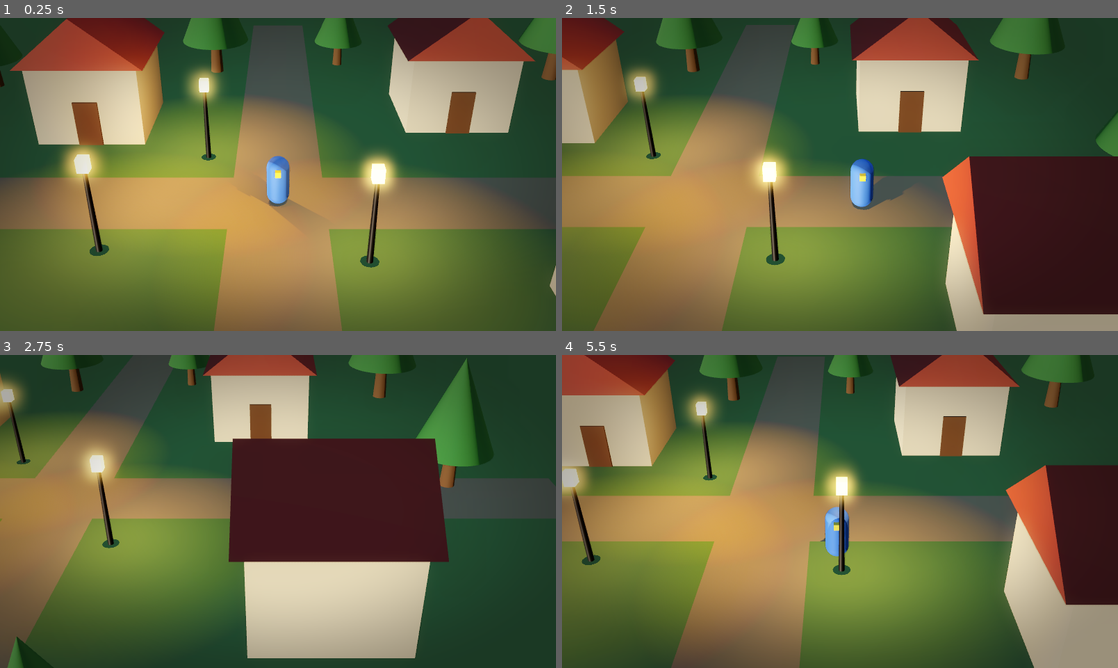
Above: before the commit, frames 1-4 (two rows, left to right).
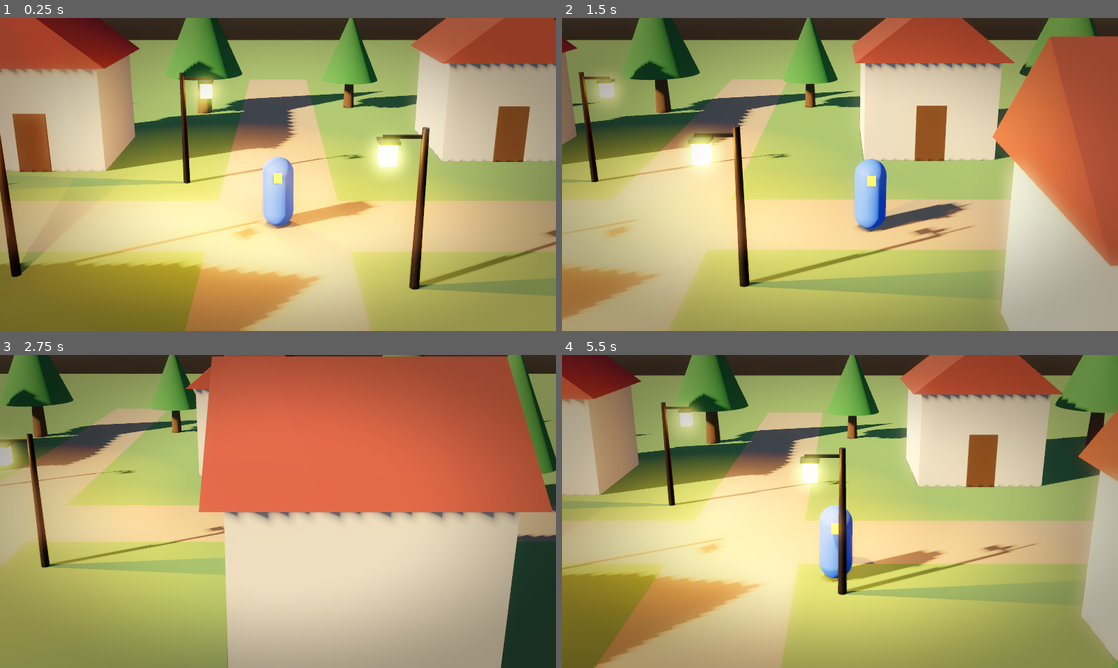
Above: after the commit, the same moments.

Repository: leoabss/rpg-game-test
Game: Godot game, scene res://scenes/levels/pueblo_test.tscn
The game is run twice, just before and just after one commit, with the same random seed, the same clock (stepped at 60 frames per second) and the same inputs.
Inputs:
- Up to frame 1 (0.25 s): no input
- Up to frame 2 (1.5 s): tap Enter at 0.5 s; hold D (move_right) 0.53-1.28 s; hold Shift (run) 0.53-1.28 s; hold S (move_down) from 1.28 s (still down); tap J (attack) at 1.35 s
- Up to frame 3 (2.75 s): tap Shift (run) at 1.55 s; release S (move_down) at 2.03 s; hold D (move_right) from 2.03 s (still down); hold Shift (run) from 2.03 s (still down)
- Up to frame 4 (5.5 s): release D (move_right) at 2.78 s; release Shift (run) at 2.78 s; hold W (move_up) 2.78-3.53 s; tap Shift (run) at 2.85, 4.35 s; hold Shift (run) 3.53-4.28 s; hold A (move_left) 3.53-5.03 s; tap J (attack) at 3.6 s; hold S (move_down) from 5.03 s (still down); hold Shift (run) from 5.03 s (still down)

The runs differ from the first frame. In frame 1, 90% of the frame differs, in the area x 0-100%, y 0-100%; in frame 2, 92%; in frame 3, 83%; in frame 4, 92%.

Commit message:
Ajustes de look HD-2D antes de la Fase 2
- Camara mas baja y cercana (pitch 18, distancia 14, FOV 28), @tool con
  exports que se previsualizan en el editor
- Nodo Lighting (@tool) con exports de sol/ambiente/niebla; sol bajo y
  lateral con sombras largas, ambiente azulado para contraste calido/frio
- Arregla aviso del Sun (base no ortonormal = escala != 1)
- Farol con brazo: la luz ya no queda sobre el poste (eliminaba el circulo
  oscuro); exports por instancia y luz mas calida/intensa
- Niebla mas ligera para evitar contraluz lavado

Co-Authored-By: Claude Opus 5.5 <noreply@anthropic.com>

Diff:
--- a/project.godot
+++ b/project.godot
@@ -66,10 +66,9 @@
 
 [rendering]
 
-renderer/rendering_method="forward_plus"
 textures/canvas_textures/default_texture_filter=0
-anti_aliasing/quality/msaa_3d=2
 lights_and_shadows/directional_shadow/size=8192
 lights_and_shadows/directional_shadow/soft_shadow_filter_quality=4
 lights_and_shadows/positional_shadow/soft_shadow_filter_quality=4
+anti_aliasing/quality/msaa_3d=2
 environment/volumetric_fog/volume_size=96
--- a/resources/hd2d_environment.tres
+++ b/resources/hd2d_environment.tres
@@ -2,7 +2,7 @@
 
 [sub_resource type="ProceduralSkyMaterial" id="Sky_mat"]
 sky_top_color = Color(0.36, 0.5, 0.72, 1)
-sky_horizon_color = Color(0.82, 0.74, 0.62, 1)
+sky_horizon_color = Color(0.85, 0.78, 0.68, 1)
 ground_bottom_color = Color(0.2, 0.17, 0.14, 1)
 ground_horizon_color = Color(0.82, 0.74, 0.62, 1)
 sun_angle_max = 20.0
@@ -13,8 +13,8 @@
 [resource]
 background_mode = 2
 sky = SubResource("Sky_main")
-ambient_light_source = 3
-ambient_light_color = Color(0.75, 0.7, 0.65, 1)
+ambient_light_source = 2
+ambient_light_color = Color(0.5, 0.62, 0.85, 1)
 ambient_light_energy = 0.55
 tonemap_mode = 2
 tonemap_exposure = 1.0
@@ -36,10 +36,10 @@
 glow_hdr_threshold = 0.85
 glow_hdr_scale = 2.0
 volumetric_fog_enabled = true
-volumetric_fog_density = 0.012
-volumetric_fog_albedo = Color(0.95, 0.88, 0.78, 1)
-volumetric_fog_emission = Color(0.04, 0.035, 0.03, 1)
-volumetric_fog_anisotropy = 0.4
+volumetric_fog_density = 0.005
+volumetric_fog_albedo = Color(0.85, 0.85, 0.9, 1)
+volumetric_fog_emission = Color(0.015, 0.018, 0.025, 1)
+volumetric_fog_anisotropy = 0.2
 volumetric_fog_length = 80.0
 volumetric_fog_ambient_inject = 0.3
 adjustment_enabled = true
--- a/scenes/camera/octopath_camera.tscn
+++ b/scenes/camera/octopath_camera.tscn
@@ -4,17 +4,17 @@
 
 [sub_resource type="CameraAttributesPractical" id="CamAttrs"]
 dof_blur_far_enabled = true
-dof_blur_far_distance = 23.0
-dof_blur_far_transition = 12.0
+dof_blur_far_distance = 19.0
+dof_blur_far_transition = 14.0
 dof_blur_near_enabled = true
-dof_blur_near_distance = 11.0
-dof_blur_near_transition = 4.0
-dof_blur_amount = 0.12
+dof_blur_near_distance = 11.5
+dof_blur_near_transition = 3.0
+dof_blur_amount = 0.1
 
 [node name="OctopathCamera" type="Camera3D"]
-transform = Transform3D(1, 0, 0, 0, 0.866025, -0.5, 0, 0.5, 0.866025, 0, 10, 15.588)
+transform = Transform3D(1, 0, 0, 0, 0.951057, -0.309017, 0, 0.309017, 0.951057, 0, 5.526, 13.315)
 attributes = SubResource("CamAttrs")
 current = true
-fov = 30.0
+fov = 28.0
 far = 200.0
 script = ExtResource("1_cam")
--- a/scenes/levels/pueblo_test.tscn
+++ b/scenes/levels/pueblo_test.tscn
@@ -7,6 +7,7 @@
 [ext_resource type="PackedScene" path="res://scenes/props/tree_placeholder.tscn" id="5_tree"]
 [ext_resource type="PackedScene" path="res://scenes/props/lamp_placeholder.tscn" id="6_lamp"]
 [ext_resource type="PackedScene" path="res://scenes/ui/vignette.tscn" id="7_vig"]
+[ext_resource type="Script" path="res://scripts/levels/hd2d_lighting.gd" id="8_light"]
 
 [sub_resource type="StandardMaterial3D" id="Mat_grass"]
 albedo_color = Color(0.42, 0.55, 0.3, 1)
@@ -37,15 +38,22 @@
 environment = ExtResource("1_env")
 
 [node name="Sun" type="DirectionalLight3D" parent="."]
-transform = Transform3D(0.866, 0, -0.5, -0.383, 0.643, -0.663, 0.3215, 0.766, 0.557, 0, 20, 0)
-light_color = Color(1, 0.93, 0.82, 1)
-light_energy = 1.2
-light_angular_distance = 2.0
-light_volumetric_fog_energy = 0.6
+transform = Transform3D(0.500000, 0.000000, 0.866025, 0.406574, 0.882948, -0.234736, -0.764655, 0.469472, 0.441474, 0, 20, 0)
+light_color = Color(1, 0.82, 0.6, 1)
+light_energy = 2.2
+light_angular_distance = 1.5
+light_volumetric_fog_energy = 0.4
 shadow_enabled = true
-shadow_blur = 1.5
+shadow_bias = 0.05
+shadow_blur = 1.0
 directional_shadow_mode = 1
-directional_shadow_max_distance = 60.0
+directional_shadow_split_1 = 0.15
+directional_shadow_max_distance = 50.0
+
+[node name="Lighting" type="Node" parent="." node_paths=PackedStringArray("sun", "world_environment")]
+script = ExtResource("8_light")
+sun = NodePath("../Sun")
+world_environment = NodePath("../WorldEnvironment")
 
 [node name="Ground" type="StaticBody3D" parent="."]
 
@@ -116,10 +124,10 @@
 transform = Transform3D(1, 0, 0, 0, 1, 0, 0, 0, 1, -2.5, 0, -3)
 
 [node name="Lamp2" parent="Lamps" instance=ExtResource("6_lamp")]
-transform = Transform3D(1, 0, 0, 0, 1, 0, 0, 0, 1, 2.5, 0, 3)
+transform = Transform3D(-1, 0, 0, 0, 1, 0, 0, 0, -1, 2.5, 0, 3)
 
 [node name="Lamp3" parent="Lamps" instance=ExtResource("6_lamp")]
-transform = Transform3D(1, 0, 0, 0, 1, 0, 0, 0, 1, -5, 0, 2.5)
+transform = Transform3D(0, 0, -1, 0, 1, 0, 1, 0, 0, -5, 0, 2.5)
 
 [node name="Player" parent="." instance=ExtResource("2_player")]
 
--- a/scenes/props/lamp_placeholder.tscn
+++ b/scenes/props/lamp_placeholder.tscn
@@ -1,4 +1,6 @@
 [gd_scene format=3]
+
+[ext_resource type="Script" path="res://scripts/props/street_lamp.gd" id="1_lamp"]
 
 [sub_resource type="StandardMaterial3D" id="Mat_post"]
 albedo_color = Color(0.15, 0.13, 0.12, 1)
@@ -9,42 +11,60 @@
 material = SubResource("Mat_post")
 top_radius = 0.06
 bottom_radius = 0.09
-height = 2.6
+height = 3.0
+
+[sub_resource type="BoxMesh" id="BoxMesh_arm"]
+material = SubResource("Mat_post")
+size = Vector3(0.75, 0.06, 0.06)
+
+[sub_resource type="BoxMesh" id="BoxMesh_cap"]
+material = SubResource("Mat_post")
+size = Vector3(0.36, 0.06, 0.36)
 
 [sub_resource type="StandardMaterial3D" id="Mat_glass"]
-albedo_color = Color(1, 0.75, 0.4, 1)
+albedo_color = Color(1, 0.72, 0.38, 1)
 emission_enabled = true
-emission = Color(1, 0.62, 0.28, 1)
-emission_energy_multiplier = 4.0
+emission = Color(1, 0.55, 0.2, 1)
+emission_energy_multiplier = 6.0
 
 [sub_resource type="BoxMesh" id="BoxMesh_glass"]
 material = SubResource("Mat_glass")
-size = Vector3(0.3, 0.4, 0.3)
+size = Vector3(0.28, 0.38, 0.28)
 
 [sub_resource type="CylinderShape3D" id="CylinderShape3D_post"]
-height = 2.6
+height = 3.0
 radius = 0.12
 
 [node name="Lamp" type="StaticBody3D"]
+script = ExtResource("1_lamp")
 
 [node name="Post" type="MeshInstance3D" parent="."]
-transform = Transform3D(1, 0, 0, 0, 1, 0, 0, 0, 1, 0, 1.3, 0)
+transform = Transform3D(1, 0, 0, 0, 1, 0, 0, 0, 1, 0, 1.5, 0)
 mesh = SubResource("CylinderMesh_post")
 
-[node name="Glass" type="MeshInstance3D" parent="."]
-transform = Transform3D(1, 0, 0, 0, 1, 0, 0, 0, 1, 0, 2.75, 0)
+[node name="Arm" type="MeshInstance3D" parent="."]
+transform = Transform3D(1, 0, 0, 0, 1, 0, 0, 0, 1, 0.35, 2.85, 0)
+mesh = SubResource("BoxMesh_arm")
+
+[node name="Lantern" type="Node3D" parent="."]
+transform = Transform3D(1, 0, 0, 0, 1, 0, 0, 0, 1, 0.62, 2.55, 0)
+
+[node name="Cap" type="MeshInstance3D" parent="Lantern"]
+transform = Transform3D(1, 0, 0, 0, 1, 0, 0, 0, 1, 0, 0.22, 0)
+mesh = SubResource("BoxMesh_cap")
+
+[node name="Glass" type="MeshInstance3D" parent="Lantern"]
 cast_shadow = 0
 mesh = SubResource("BoxMesh_glass")
 
-[node name="Light" type="OmniLight3D" parent="."]
-transform = Transform3D(1, 0, 0, 0, 1, 0, 0, 0, 1, 0, 2.75, 0)
-light_color = Color(1, 0.68, 0.35, 1)
-light_energy = 2.5
-light_volumetric_fog_energy = 1.5
+[node name="Light" type="OmniLight3D" parent="Lantern"]
+light_color = Color(1, 0.56, 0.22, 1)
+light_energy = 4.0
+light_volumetric_fog_energy = 2.0
 shadow_enabled = true
-omni_range = 7.0
+omni_range = 8.0
 omni_attenuation = 1.4
 
 [node name="CollisionShape3D" type="CollisionShape3D" parent="."]
-transform = Transform3D(1, 0, 0, 0, 1, 0, 0, 0, 1, 0, 1.3, 0)
+transform = Transform3D(1, 0, 0, 0, 1, 0, 0, 0, 1, 0, 1.5, 0)
 shape = SubResource("CylinderShape3D_post")
--- a/scripts/camera/octopath_camera.gd
+++ b/scripts/camera/octopath_camera.gd
@@ -1,51 +1,88 @@
+@tool
 class_name OctopathCamera
 extends Camera3D
-## Cámara estilo HD-2D: perspectiva, FOV bajo, inclinada (pitch) mirando al
-## objetivo desde "atrás" (+Z), seguimiento suavizado y profundidad de campo
+## Cámara estilo HD-2D: perspectiva, FOV bajo, inclinación baja (pitch) mirando
+## al objetivo desde "atrás" (+Z), seguimiento suavizado y profundidad de campo
 ## calculada relativa a la distancia al objetivo (efecto miniatura / tilt-shift).
+##
+## Es @tool: al cambiar cualquier valor en el Inspector la cámara se recoloca y
+## el DOF se recalcula en el editor, así se ve el encuadre sin darle a Play.
 
-@export var target: Node3D
+@export var target: Node3D:
+	set(value):
+		target = value
+		_refresh()
 
 @export_group("Encuadre")
-## Inclinación hacia abajo en grados (Octopath ~30°).
-@export_range(5.0, 85.0, 0.5) var pitch_degrees: float = 30.0
+## Inclinación hacia abajo en grados. Más bajo = más "de lado", se ve menos
+## suelo y las verticales se inclinan menos (Octopath ≈ 15-20°).
+@export_range(5.0, 85.0, 0.5) var pitch_degrees: float = 18.0:
+	set(value):
+		pitch_degrees = value
+		_refresh()
 ## Distancia de la cámara al punto de enfoque.
-@export var distance: float = 18.0
+@export_range(2.0, 60.0, 0.1) var distance: float = 14.0:
+	set(value):
+		distance = value
+		_refresh()
 ## Desplazamiento del punto de enfoque respecto al target (p.ej. altura del pecho).
-@export var focus_offset: Vector3 = Vector3(0.0, 1.0, 0.0)
-@export_range(5.0, 90.0, 0.5) var field_of_view: float = 30.0
+@export var focus_offset: Vector3 = Vector3(0.0, 1.2, 0.0):
+	set(value):
+		focus_offset = value
+		_refresh()
+@export_range(5.0, 90.0, 0.5) var field_of_view: float = 28.0:
+	set(value):
+		field_of_view = value
+		_refresh()
 
 @export_group("Seguimiento")
 ## Mayor = sigue más rápido. 0 = sin suavizado.
 @export var follow_smoothing: float = 6.0
 
 @export_group("Profundidad de campo")
-@export var dof_enabled: bool = true
-## Todo lo que esté más lejos que (distance + far_margin) empieza a desenfocarse.
-@export var dof_far_margin: float = 5.0
-@export var dof_far_transition: float = 12.0
-## Todo lo que esté más cerca que (distance - near_margin) empieza a desenfocarse.
-@export var dof_near_margin: float = 7.0
-@export var dof_near_transition: float = 4.0
-@export_range(0.0, 1.0, 0.01) var dof_blur_amount: float = 0.12
+@export var dof_enabled: bool = true:
+	set(value):
+		dof_enabled = value
+		_refresh()
+## Lo que esté más lejos que (distance + far_margin) empieza a desenfocarse.
+@export_range(0.0, 50.0, 0.1) var dof_far_margin: float = 5.0:
+	set(value):
+		dof_far_margin = value
+		_refresh()
+@export_range(0.1, 50.0, 0.1) var dof_far_transition: float = 14.0:
+	set(value):
+		dof_far_transition = value
+		_refresh()
+## Lo que esté más cerca que (distance - near_margin) empieza a desenfocarse.
+@export_range(0.0, 50.0, 0.1) var dof_near_margin: float = 2.5:
+	set(value):
+		dof_near_margin = value
+		_refresh()
+@export_range(0.1, 50.0, 0.1) var dof_near_transition: float = 3.0:
+	set(value):
+		dof_near_transition = value
+		_refresh()
+## Intensidad del desenfoque (cerca y lejos).
+@export_range(0.0, 1.0, 0.01) var dof_blur_amount: float = 0.1:
+	set(value):
+		dof_blur_amount = value
+		_refresh()
 
 var _focus_point: Vector3
 
 
 func _ready() -> void:
-	fov = field_of_view
-	rotation = Vector3(deg_to_rad(-pitch_degrees), 0.0, 0.0)
-	apply_dof()
+	_refresh()
 	if target:
 		_focus_point = target.global_position + focus_offset
 		global_position = _desired_position()
 
 
 func _physics_process(delta: float) -> void:
-	if target == null:
+	if target == null or not target.is_inside_tree():
 		return
 	var goal := target.global_position + focus_offset
-	if follow_smoothing <= 0.0:
+	if Engine.is_editor_hint() or follow_smoothing <= 0.0:
 		_focus_point = goal
 	else:
 		# Suavizado exponencial independiente del framerate.
@@ -59,8 +96,19 @@
 	return _focus_point + back * distance
 
 
+## Reaplica encuadre y DOF. Se llama sola al cambiar cualquier export.
+func _refresh() -> void:
+	if not is_node_ready():
+		return
+	fov = field_of_view
+	rotation = Vector3(deg_to_rad(-pitch_degrees), 0.0, 0.0)
+	if target and target.is_inside_tree():
+		_focus_point = target.global_position + focus_offset
+		global_position = _desired_position()
+	apply_dof()
+
+
 ## Aplica los parámetros de DOF al CameraAttributesPractical de la cámara.
-## Llamar de nuevo si se cambian los valores en runtime.
 func apply_dof() -> void:
 	var attrs := attributes as CameraAttributesPractical
 	if attrs == null:
--- /dev/null
+++ b/scripts/levels/hd2d_lighting.gd
@@ -0,0 +1,91 @@
+@tool
+class_name Hd2dLighting
+extends Node
+## Panel único para ajustar la iluminación HD-2D de un nivel desde el Inspector:
+## sol (color, intensidad, ángulo, suavidad de sombra) y ambiente/niebla.
+##
+## Es @tool: los cambios se ven en vivo en el editor. Este nodo es la fuente de
+## verdad para estos valores: los sobreescribe en el Sun y en el Environment al
+## cargar. Ojo: el Environment es un recurso compartido
+## (resources/hd2d_environment.tres), así que lo que cambies aquí afecta a todos
+## los niveles que lo usen.
+##
+## Look Octopath: sol cálido y bajo (sombras largas) + ambiente azulado (las
+## sombras quedan frías). Ese contraste cálido/frío es gran parte del estilo.
+
+@export var sun: DirectionalLight3D:
+	set(value):
+		sun = value
+		_apply()
+@export var world_environment: WorldEnvironment:
+	set(value):
+		world_environment = value
+		_apply()
+
+@export_group("Sol")
+@export var sun_color: Color = Color(1.0, 0.82, 0.6):
+	set(value):
+		sun_color = value
+		_apply()
+@export_range(0.0, 8.0, 0.05) var sun_energy: float = 2.2:
+	set(value):
+		sun_energy = value
+		_apply()
+## Altura del sol sobre el horizonte. Bajo = sombras largas.
+@export_range(1.0, 89.0, 0.5) var sun_elevation_degrees: float = 28.0:
+	set(value):
+		sun_elevation_degrees = value
+		_apply()
+## Rumbo del sol alrededor del eje Y. -60° = sol desde la izquierda-frente:
+## sombras largas hacia la derecha y fachadas (que miran a cámara) iluminadas.
+## Valores < -90° ponen el sol a contraluz (sombras hacia cámara, más neblina).
+@export_range(-180.0, 180.0, 0.5) var sun_azimuth_degrees: float = -60.0:
+	set(value):
+		sun_azimuth_degrees = value
+		_apply()
+## Tamaño aparente del sol: mayor = penumbra más suave (PCSS).
+@export_range(0.0, 10.0, 0.1) var shadow_softness: float = 1.5:
+	set(value):
+		shadow_softness = value
+		_apply()
+
+@export_group("Ambiente")
+## Color de la luz ambiental = color de las zonas en sombra.
+@export var ambient_color: Color = Color(0.5, 0.62, 0.85):
+	set(value):
+		ambient_color = value
+		_apply()
+@export_range(0.0, 4.0, 0.01) var ambient_energy: float = 0.55:
+	set(value):
+		ambient_energy = value
+		_apply()
+@export_range(0.0, 0.1, 0.001) var fog_density: float = 0.005:
+	set(value):
+		fog_density = value
+		_apply()
+@export var fog_color: Color = Color(0.85, 0.85, 0.9):
+	set(value):
+		fog_color = value
+		_apply()
+
+
+func _ready() -> void:
+	_apply()
+
+
+func _apply() -> void:
+	if not is_node_ready():
+		return
+	if sun:
+		sun.light_color = sun_color
+		sun.light_energy = sun_energy
+		sun.light_angular_distance = shadow_softness
+		# rotation (no transform a mano) para que la base quede ortonormal.
+		sun.rotation = Vector3(deg_to_rad(-sun_elevation_degrees), deg_to_rad(sun_azimuth_degrees), 0.0)
+	if world_environment and world_environment.environment:
+		var env := world_environment.environment
+		env.ambient_light_source = Environment.AMBIENT_SOURCE_COLOR
+		env.ambient_light_color = ambient_color
+		env.ambient_light_energy = ambient_energy
+		env.volumetric_fog_density = fog_density
+		env.volumetric_fog_albedo = fog_color
--- /dev/null
+++ b/scripts/props/street_lamp.gd
@@ -0,0 +1,35 @@
+@tool
+extends StaticBody3D
+## Farol: expone color/intensidad/alcance de su luz para ajustarlos por instancia.
+
+@export var light_color: Color = Color(1.0, 0.56, 0.22):
+	set(value):
+		light_color = value
+		_apply()
+@export_range(0.0, 16.0, 0.1) var light_energy: float = 4.0:
+	set(value):
+		light_energy = value
+		_apply()
+@export_range(0.5, 30.0, 0.1) var light_range: float = 8.0:
+	set(value):
+		light_range = value
+		_apply()
+## Cuánto ilumina la niebla volumétrica (halo alrededor del farol).
+@export_range(0.0, 8.0, 0.1) var fog_glow: float = 2.0:
+	set(value):
+		fog_glow = value
+		_apply()
+
+
+func _ready() -> void:
+	_apply()
+
+
+func _apply() -> void:
+	if not is_node_ready():
+		return
+	var light := $Lantern/Light as OmniLight3D
+	light.light_color = light_color
+	light.light_energy = light_energy
+	light.omni_range = light_range
+	light.light_volumetric_fog_energy = fog_glow
Not shown, added: scripts/levels/hd2d_lighting.gd.uid
Not shown, added: scripts/props/street_lamp.gd.uid
Not shown, changed: CLAUDE.md
